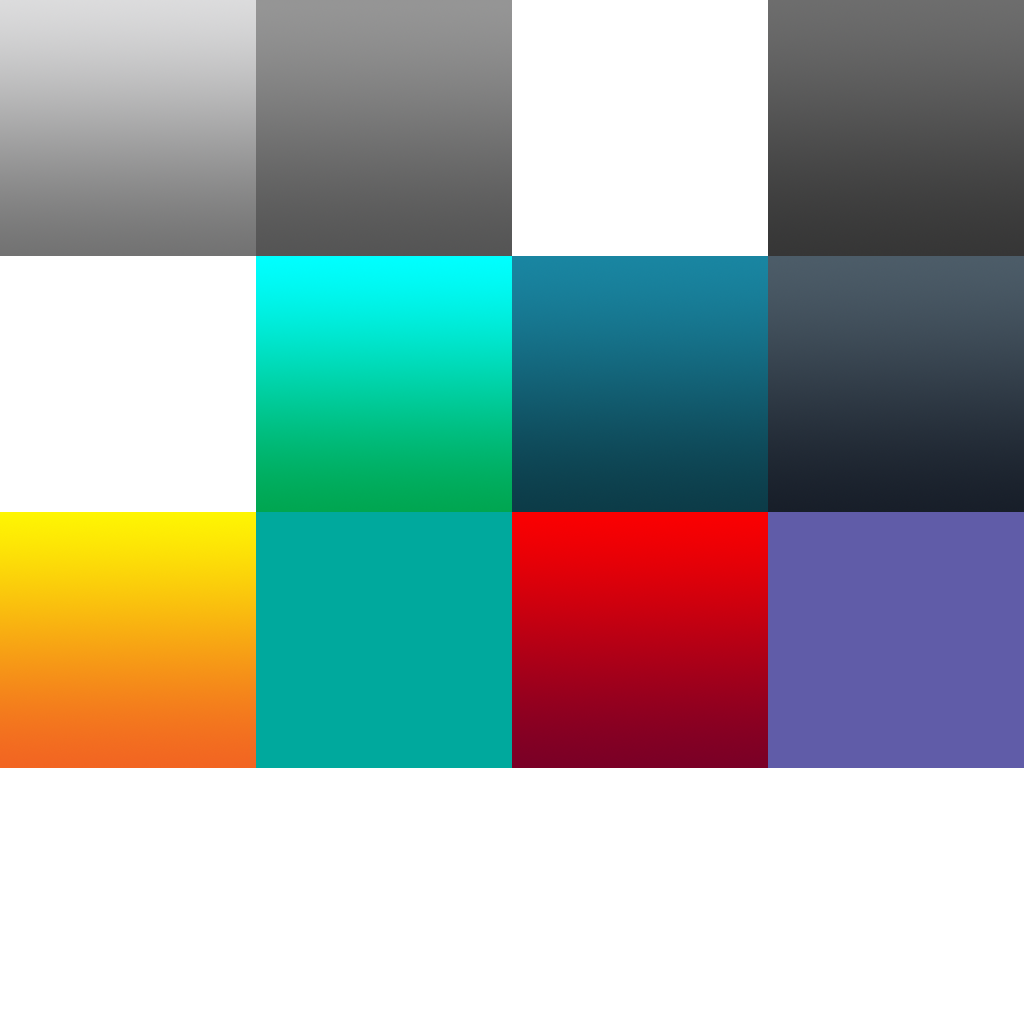
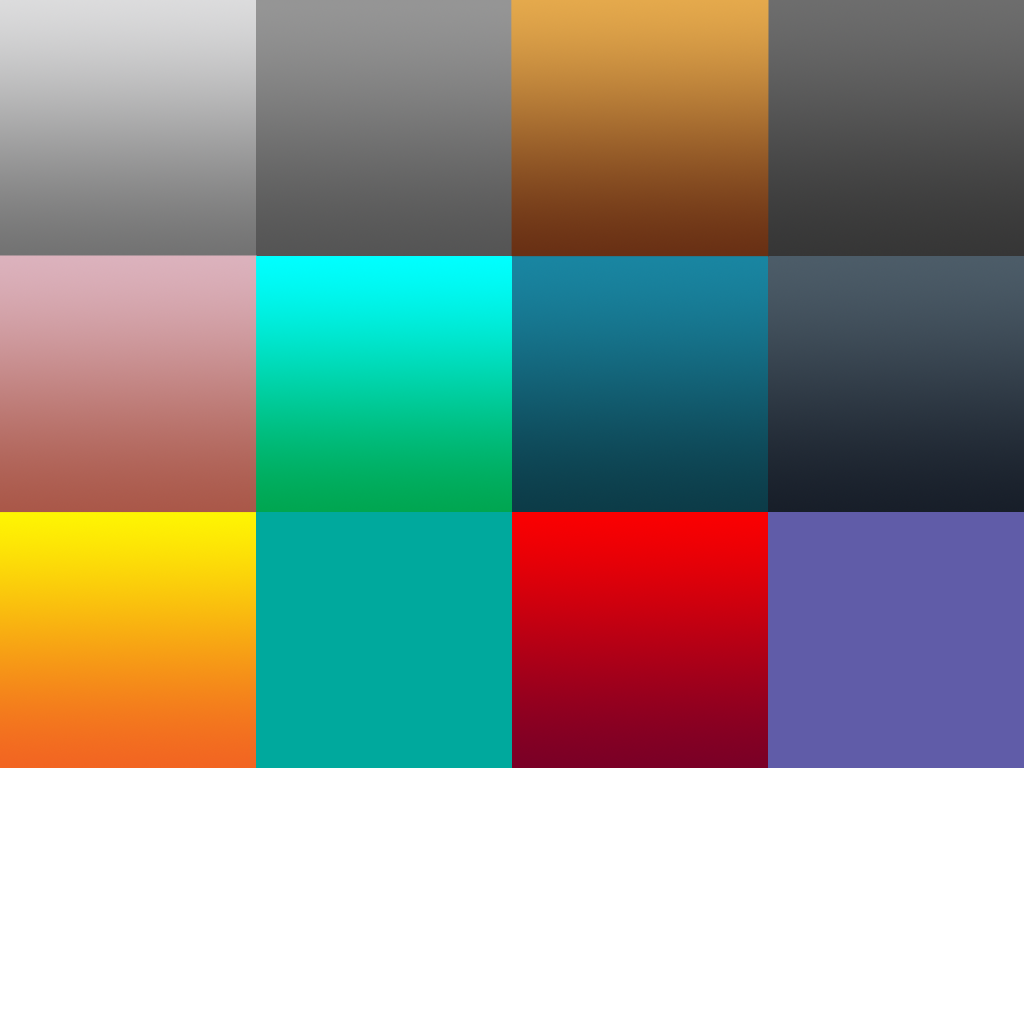
Two versions of the same layered image (1024x1024). Layer-by-layer changes:
added layer "Layer 4" above "Layer 3" over [0, 255, 257, 513]
added layer "Layer 3" above "Layer 2" over [511, 0, 769, 257]
